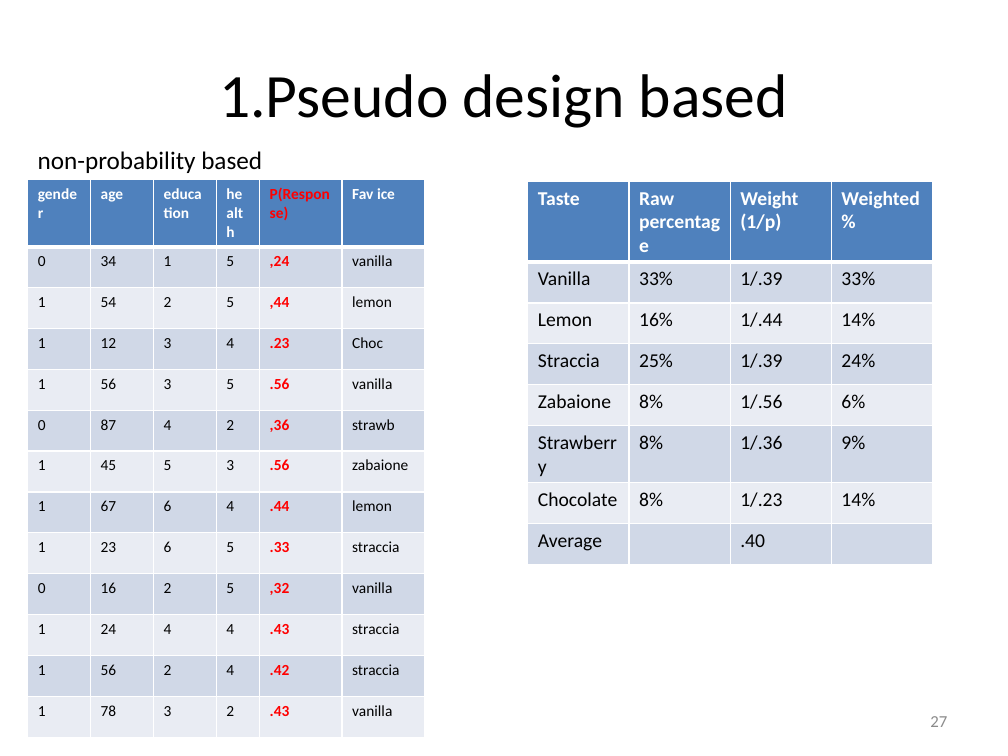
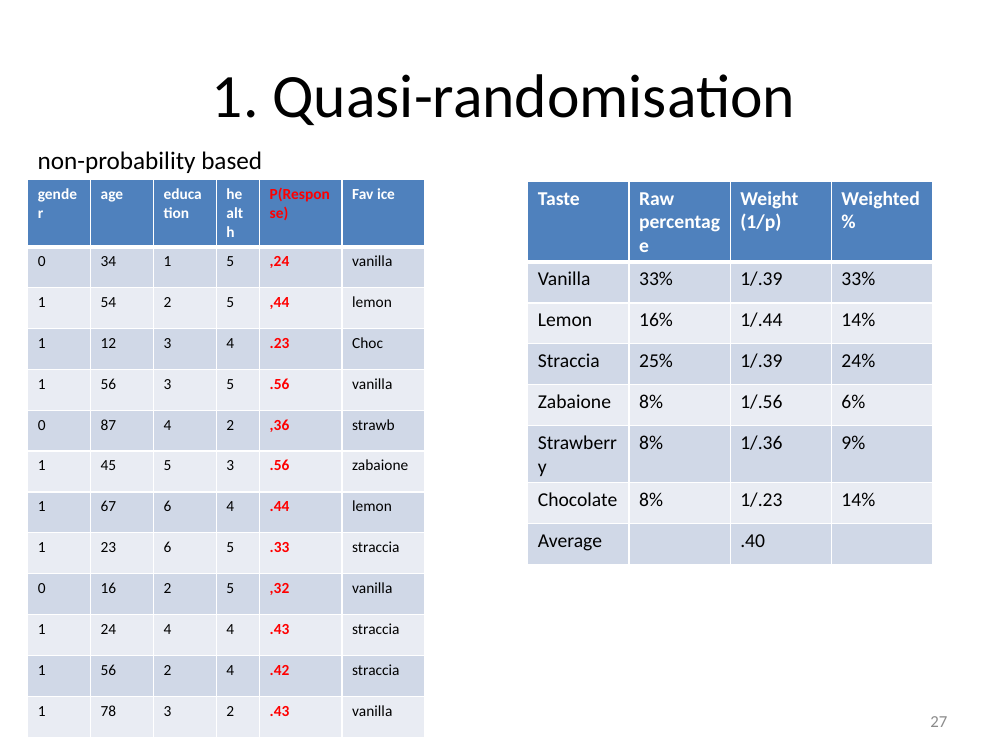
Before and after one commit to peterlugtig/peterlugtig.github.io, a slide deck: slide 27 of static/files/SDA/week13/lecture_week_13.pptx. Drawn at 1008x756 pixels with LibreOffice and Linux fonts; fonts in the diff are those of the drawing. Boxes give left, top, right and bottom in pixels: in the first picture for what was removed or moved away, otherwise in the second. Text is boxed around its words. In the diff, an @@ line names an element or a change of style, - is before the commit and + after.

```diff
--- a/static/files/SDA/week13/lecture_week_13.pptx
+++ b/static/files/SDA/week13/lecture_week_13.pptx
@@ title at (x1=212, y1=74, x2=796, y2=125): text changed @@
-1.Pseudo design based
+1. Quasi-randomisation
```
Also in this commit, not shown: 9 other slides changed, 3 slides added, 1 slide removed, 7 other files.
